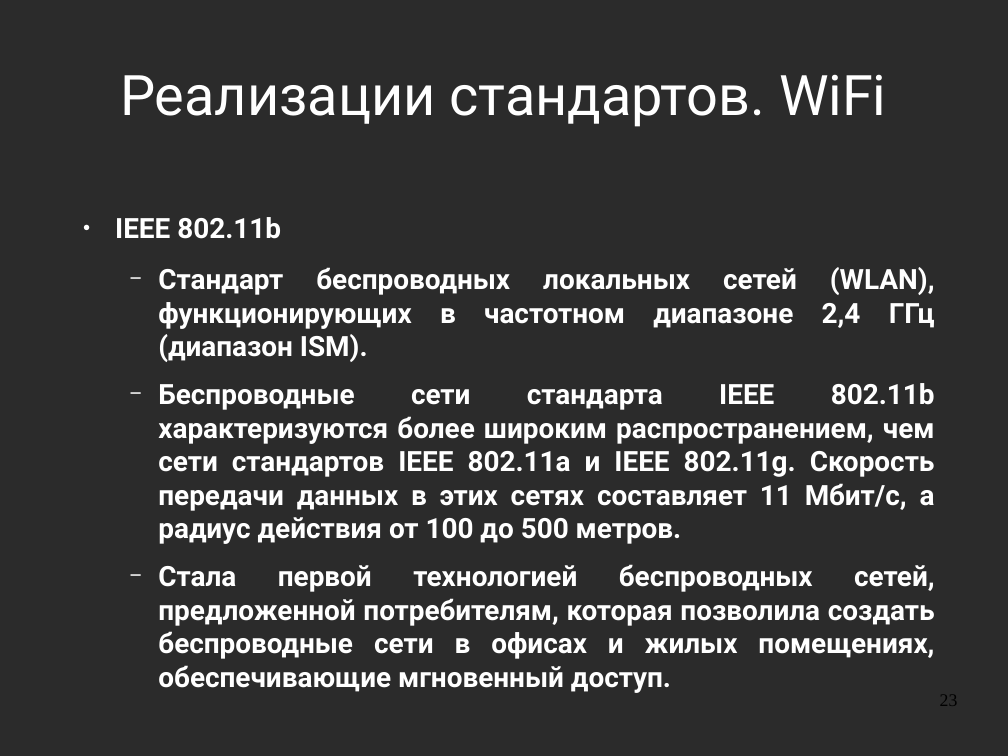
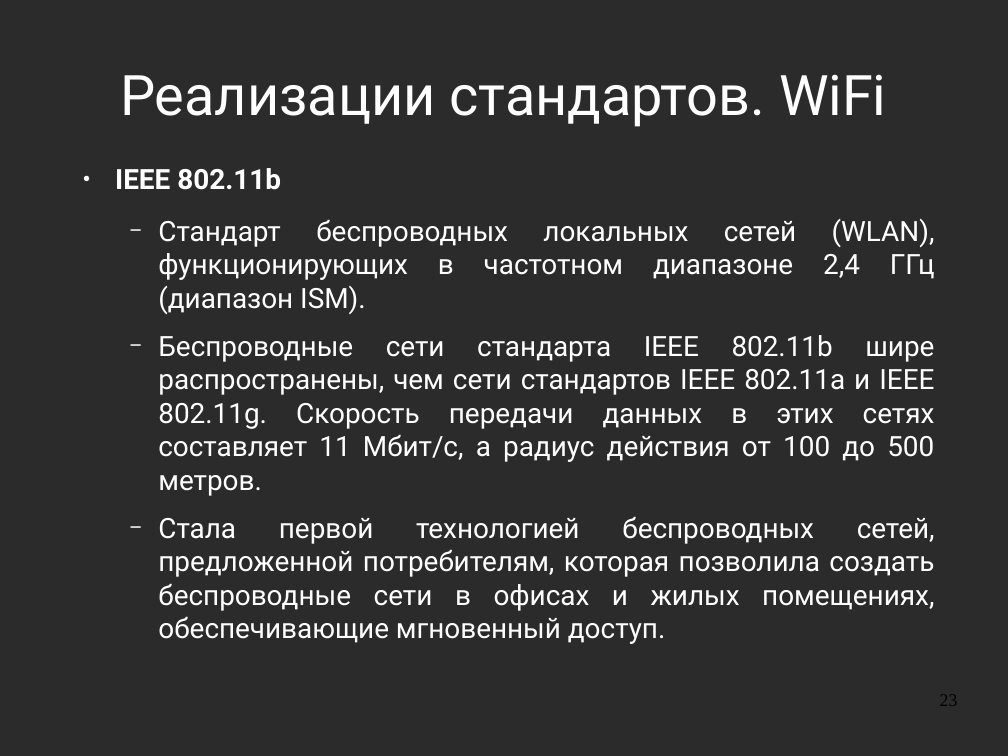
Before and after one commit to aeremenok/a-team-777, a slide deck: slide 23 of 10/smm/doc/eav_wireless.odp. Drawn at 1008x756 pixels with LibreOffice and Linux fonts; fonts in the diff are those of the drawing; background and template pictures are left out; a plain dark background stands for a picture behind light text. Boxes give left, top, right and bottom in pixels: in the first picture for what was removed or moved away, otherwise in the second. Text is boxed around its words. In the diff, an @@ line names an element or a change of style, - is before the commit and + after.

```diff
--- a/10/smm/doc/eav_wireless.odp
+++ b/10/smm/doc/eav_wireless.odp
@@ text "IEEE 802.11b": place and size @@
-text "IEEE 802.11b" at (115, 217, 935, 693)
+text "IEEE 802.11b" at (115, 168, 935, 644)
@@ text at (158, 219, 935, 644): bold off in "Стандарт беспроводных локальных сетей (WLAN), функционирующи ...", "Стала первой технологией беспроводных сетей, предложенной по ..." @@
@@ text at (158, 335, 935, 496): text changed; bold off @@
-  − Беспроводные сети стандарта IEEE 802.11b характеризуются более широким распространением, чем сети стандартов IEEE 802.11a и IEEE 802.11g. Скорость передачи данных в этих сетях составляет 11 Мбит/с, а радиус действия от 100 до 500 метров.
+  − Беспроводные сети стандарта IEEE 802.11b шире распространены, чем сети стандартов IEEE 802.11a и IEEE 802.11g. Скорость передачи данных в этих сетях составляет 11 Мбит/с, а радиус действия от 100 до 500 метров.
```
Also in this commit, not shown: 22 other slides changed.
